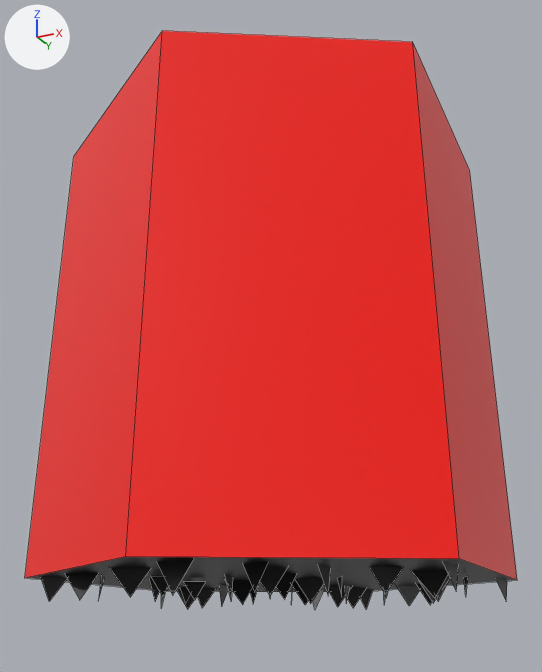
The FBX model Assets/Art/Models/Crushers/HexCrusher.fbx, before and after one commit.
One viewpoint serves both versions: a camera (50 mm lens) standing at (5.66, -11.48, -0.9) and looking at (0.04, -0.25, 4.15). Every picture has the same lights, and +X, +Y and +Z are marked at upper left. Mesh edges are drawn as thin lines. Where no turn or scale is listed for an object, it has been applied to the vertices.

Script lines for the objects in view, before the commit:
```python
me_cylinder_003 = bpy.data.meshes.new('Cylinder.003')
me_cylinder_003.from_pydata(...)  # 135 vertices, 48 faces; spans x -3.46..3.46, y -4.0..4.0, z -0.41..8.0
# faces by material slot: [42, 6]
me_cylinder_003.materials.append(mat_black)  # black #000000
me_cylinder_003.materials.append(mat_material_001)  # red #ff1000
ob_hexagon = bpy.data.objects.new('Hexagon', me_cylinder_003)
ob_hexagon.location = (0.0, 0.0, 0.0)
```
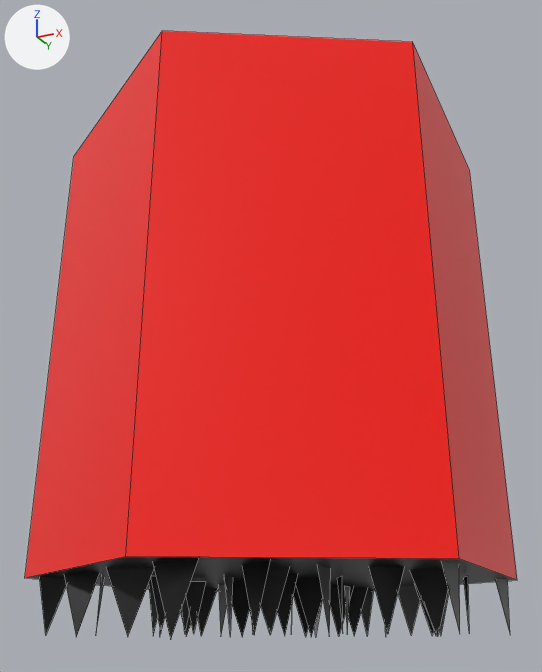
What changed in the scene script:
```text
Change me_cylinder_003:
    where me_cylinder_003.from_pydata(...)  # 135 vertices, 48 faces; spans x -3.46..3.46, y -4.0..4.0, z -0.41..8.0
    used by ob_hexagon; location = (0.0, 0.0, 0.0)
    me_cylinder_003 part 1: all 41 vertices in x -3.02..3.32, y -3.41..3.68, z -0.41..-0.33 are moved by (0.0, 0.0, -0.5)
```

Changed parts and their boxes [x1, y1, x2, y2] in the pictures (542 x 672 px; the box of a moved part takes in the faces that stretch with it):
'Hexagon', reshaped
    before: [25, 31, 517, 609]
    after: [25, 31, 517, 640]
part 1 of me_cylinder_003, moved or reshaped
    before: [41, 559, 507, 609]
    after: [39, 559, 510, 640]
